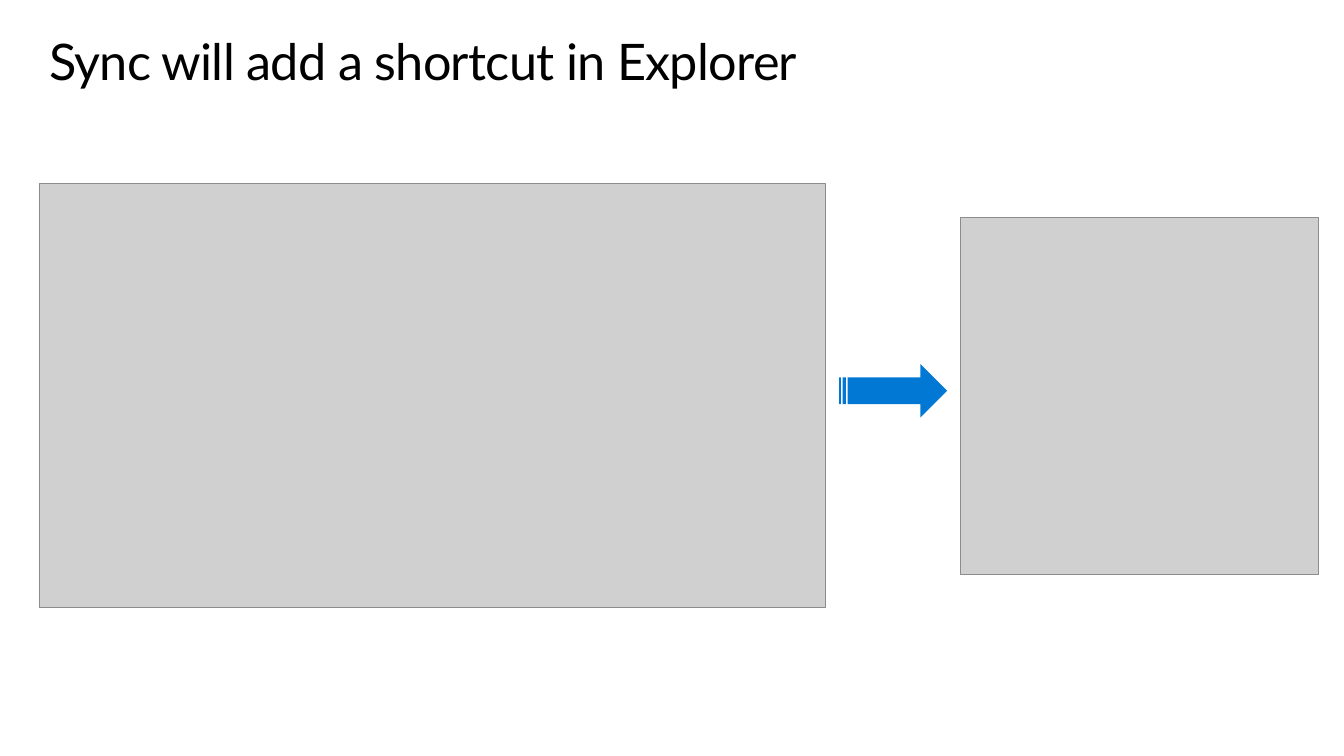
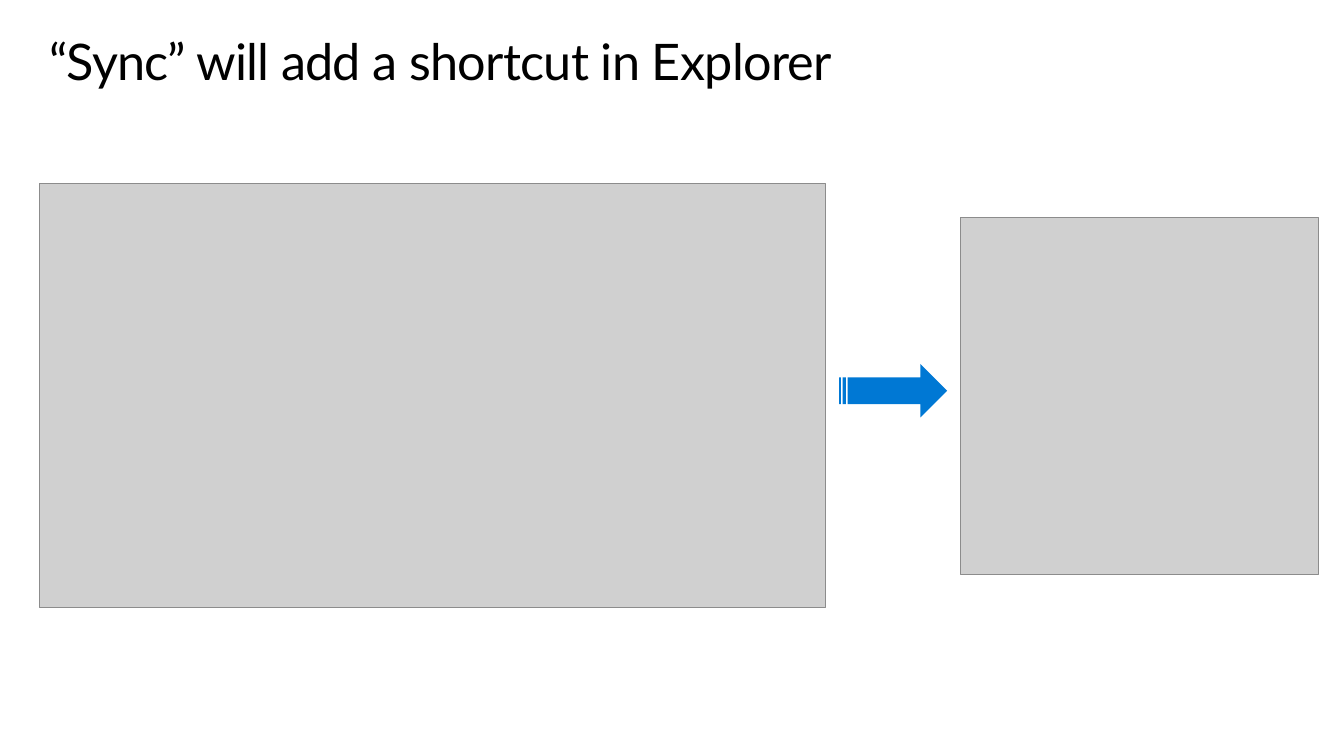
Before and after one commit to peterperov/MSFTCSA, a slide deck: slide 19 of 126-AzureCost/Azure Cost PBI BootCamp.pptx (slide 16 before the commit). Drawn at 1344x756 pixels with LibreOffice and Linux fonts; fonts in the diff are those of the drawing; grey boxes stand for pictures; background and template pictures are left out. Boxes give left, top, right and bottom in pixels: in the first picture for what was removed or moved away, otherwise in the second. Text is boxed around its words. In the diff, an @@ line names an element or a change of style, - is before the commit and + after.

```diff
--- a/126-AzureCost/Azure Cost PBI BootCamp.pptx
+++ b/126-AzureCost/Azure Cost PBI BootCamp.pptx
@@ title at <box>49,41,832,89</box>: text changed @@
-Sync will add a shortcut in Explorer
+“Sync” will add a shortcut in Explorer
```
Also in this commit, not shown: 4 other slides changed, 5 slides added, 2 slides removed, 1 other file.
